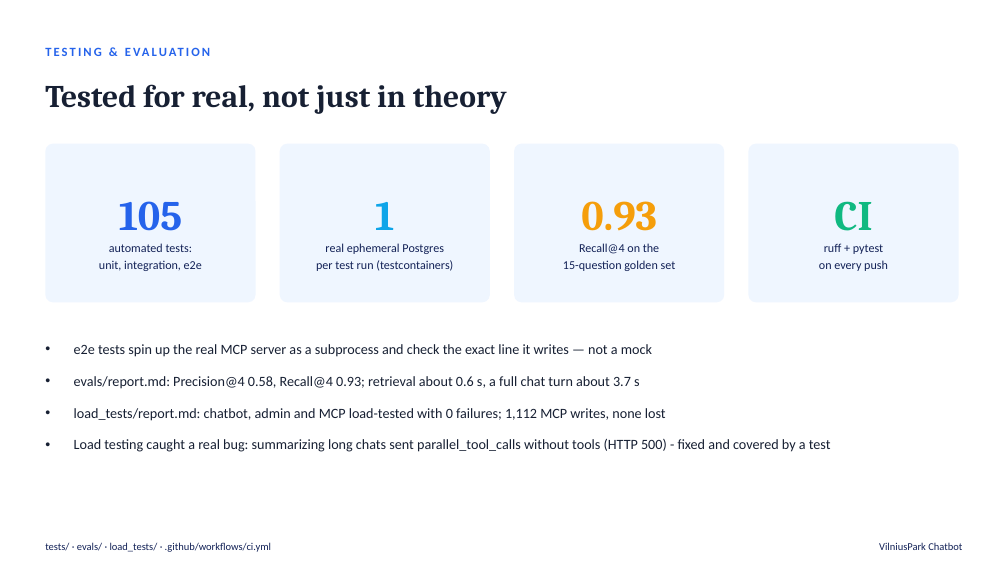
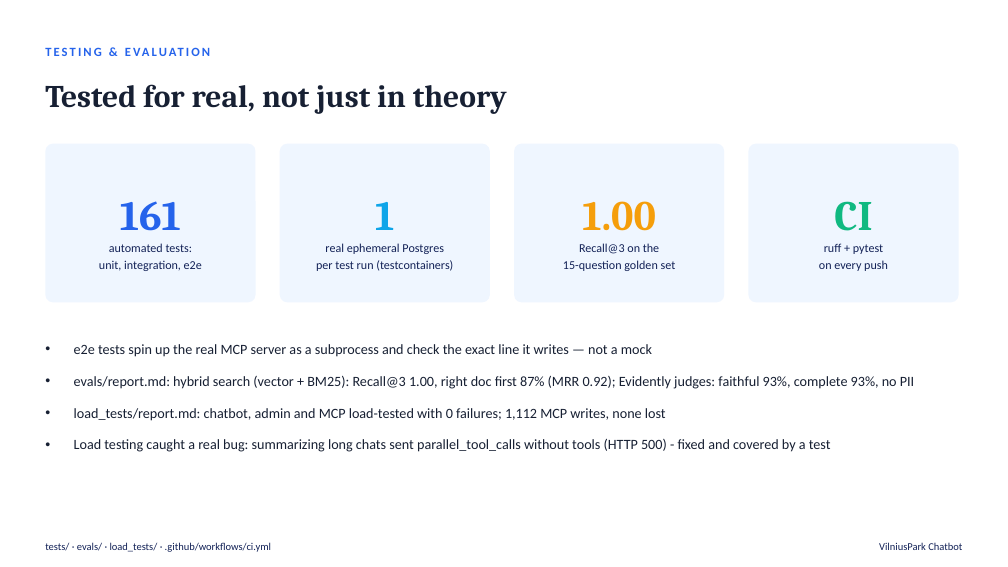
Before and after one commit to FastSnakeEyes/parking-reservation-chatbot, a slide deck: slide 12 of docs/presentation.pptx. Drawn at 1008x567 pixels with LibreOffice and Linux fonts; fonts in the diff are those of the drawing. Boxes give left, top, right and bottom in pixels: in the first picture for what was removed or moved away, otherwise in the second. Text is boxed around its words. In the diff, an @@ line names an element or a change of style, - is before the commit and + after.

```diff
--- a/docs/presentation.pptx
+++ b/docs/presentation.pptx
@@ text at [120, 201, 181, 231]: text changed @@
-105
+161
@@ text at [582, 201, 656, 231]: text changed @@
-0.93
+1.00
@@ text at [579, 243, 659, 254]: text changed @@
-Recall@4 on the
+Recall@3 on the
@@ text at [74, 376, 914, 389]: text changed @@
-• evals/report.md: Precision@4 0.58, Recall@4 0.93; retrieval about 0.6 s, a full chat turn about 3.7 s
+• evals/report.md: hybrid search (vector + BM25): Recall@3 1.00, right doc first 87% (MRR 0.92); Evidently judges: faithful 93%, complete 93%, no PII
```
Also in this commit, not shown: 1 other slide changed, 22 other files.
